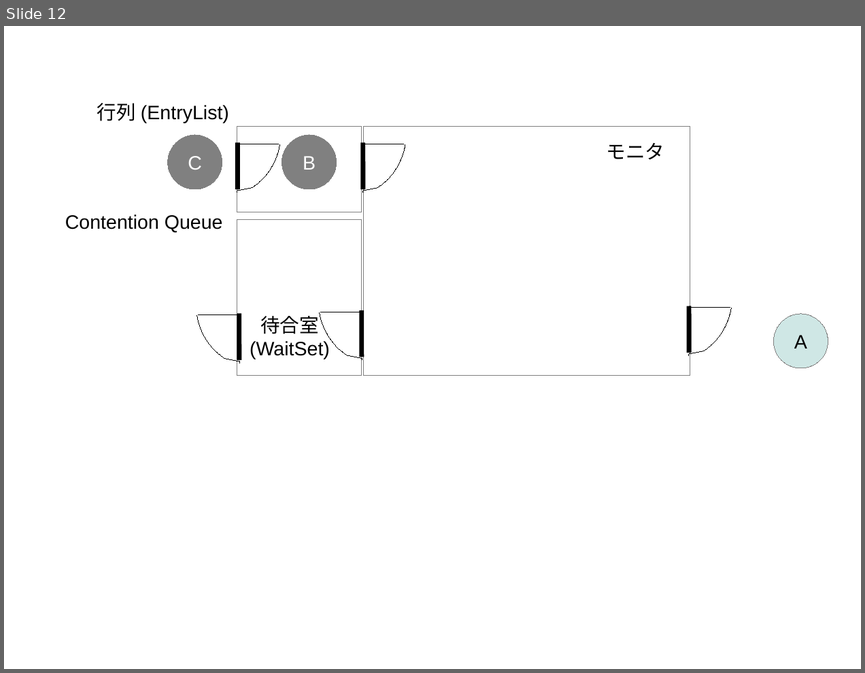
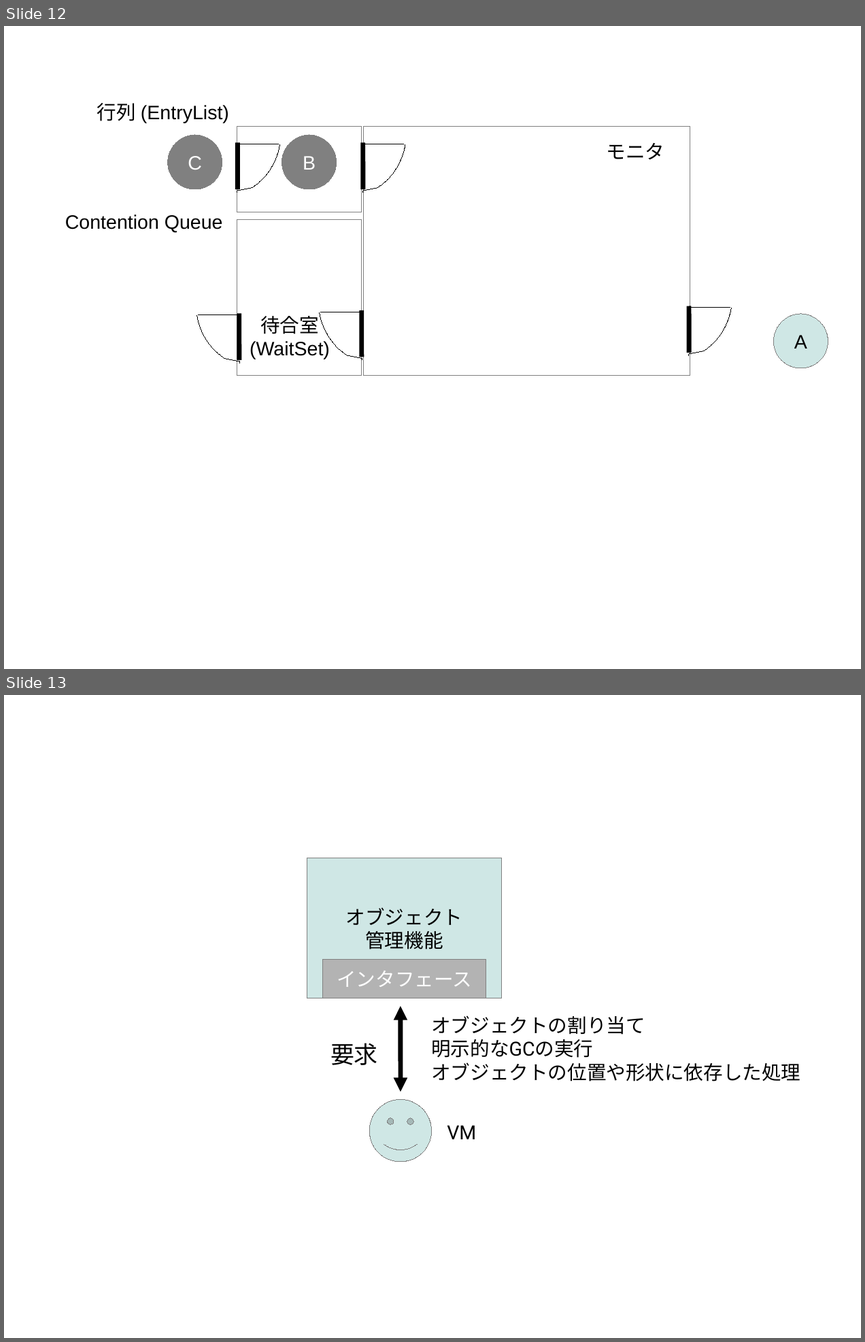
Before and after one commit to authorNari/g1gc-impl-book, a slide deck: misc/g1gc.odp. Shown one above the other, each under a label of ours: slide 12 before the commit, slides 12 and 13 after it. The pictures are 865x673 and 865x1342 pixels, drawn with LibreOffice and Linux fonts; fonts in the diff are those of the drawing. Boxes give left, top, right and bottom in pixels: in the first picture for what was removed or moved away, otherwise in the second. Text is boxed around its words. In the diff, an @@ line names an element or a change of style, - is before the commit and + after.

```diff
--- a/misc/g1gc.odp
+++ b/misc/g1gc.odp
@@ slide 13 added at <box>4,695,861,1338</box>, background #FFFFFF @@
@@ rectangle added at <box>307,858,502,998</box>, fill #CFE7E5, outline #808080 0 pt, 18 pt, text #000000 @@
+オブジェクト
+管理機能
@@ rectangle added at <box>323,960,486,998</box>, fill #B3B3B3, outline #808080 0 pt, 18 pt, text #FFFFFF @@
+インタフェース
@@ double arrow added from (400, 1006) to (400, 1091), #000000 4.31 pt @@
@@ text added at <box>431,1015,800,1081</box>, 18 pt, text #000000 @@
+オブジェクトの割り当て
+明示的なGCの実行
+オブジェクトの位置や形状に依存した処理
@@ text added at <box>330,1042,378,1065</box>, 22 pt, text #000000 @@
+要求
@@ smiley face added at <box>369,1100,432,1161</box>, fill #CFE7E5, outline #808080 0 pt @@
@@ text added at <box>447,1125,476,1139</box>, 18 pt, text #000000 @@
+VM
```
Also in this commit, not shown: 1 other slide added, 2 other files.
